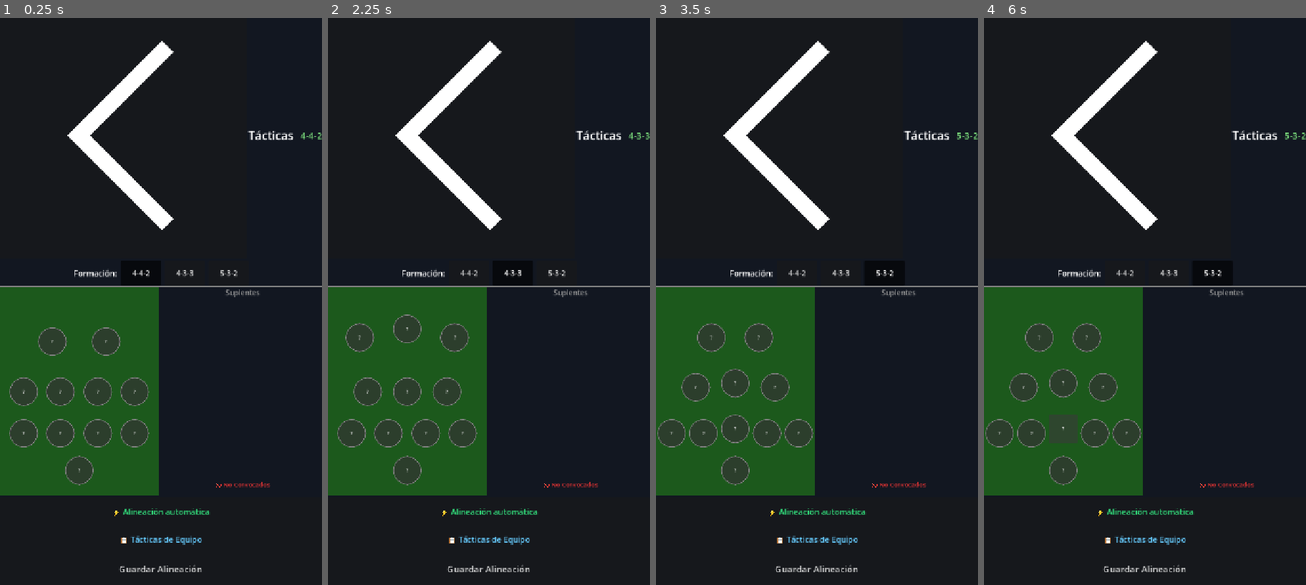
Above: before the commit, frames 1-4 (left to right).
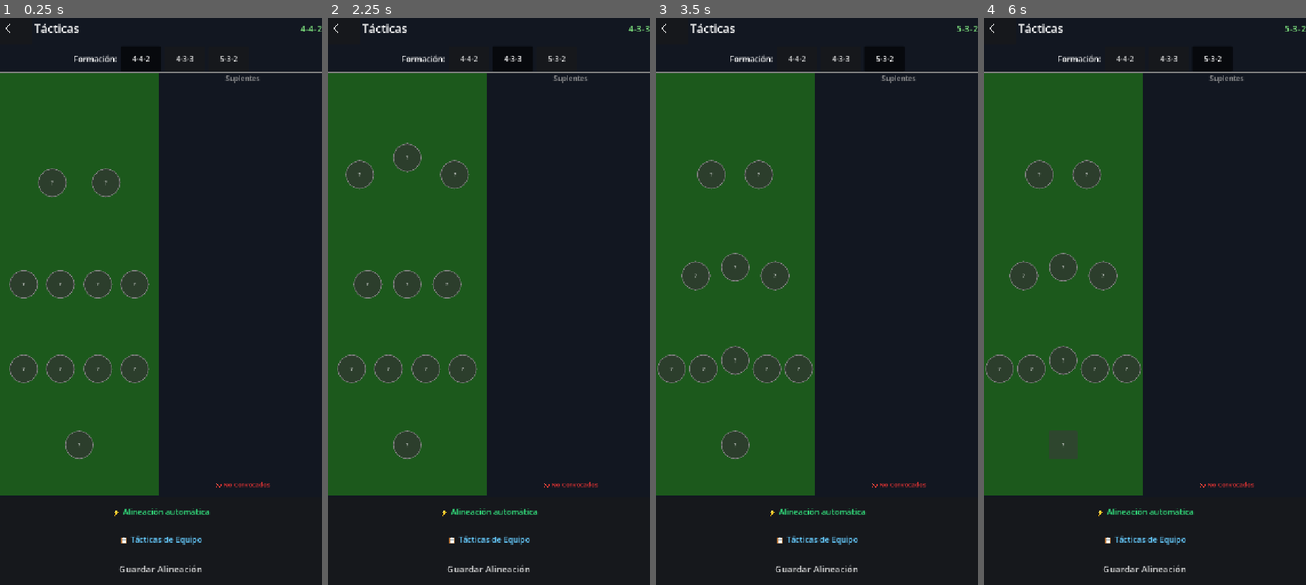
Above: after the commit, the same moments.

Repository: salinasdev/pcfutbol
Game: Godot game, scene res://scenes/game/tactics/tactics.tscn
Two runs of this game, one before a commit and one after it. Both use one fixed random seed, a clock stepped at 60 frames per second and the inputs below. This scene is started directly instead of the project's main scene.
Inputs:
- Up to frame 1 (0.25 s): no input
- Up to frame 2 (2.25 s): click "Guardar Alineación" at 0.5 s; click "4-4-2" at 1.25 s; click "4-3-3" at 2 s
- Up to frame 3 (3.5 s): click "5-3-2" at 2.75 s
- Up to frame 4 (6 s): click "?" at 3.5 s; click "?" at 4.25 s; click "?" at 5 s; click "?" at 5.75 s

The runs differ from the first frame. In frame 1, 26% of the frame differs, in the area x 0-100%, y 1-83%; in frame 2, 26%; in frame 3, 26%; in frame 4, 25%.

Commit message:
fix icons

Diff:
--- a/scenes/game/calendar/calendar.gd
+++ b/scenes/game/calendar/calendar.gd
@@ -2,6 +2,7 @@
 
 const ICON_BACK := preload("res://assets/ui/icons/back-white.png")
 const ICON_ADVANCE := preload("res://assets/ui/icons/advance-white.png")
+const ICON_SIZE_NAV := 28
 
 var _league: League = null
 var _current_matchday: int = 1
@@ -10,10 +11,13 @@
 
 func _ready() -> void:
 	%BtnBack.icon = ICON_BACK
+	%BtnBack.add_theme_constant_override("icon_max_width", ICON_SIZE_NAV)
 	%BtnBack.text = ""
 	%BtnPrev.icon = ICON_BACK
+	%BtnPrev.add_theme_constant_override("icon_max_width", ICON_SIZE_NAV)
 	%BtnPrev.text = ""
 	%BtnNext.icon = ICON_ADVANCE
+	%BtnNext.add_theme_constant_override("icon_max_width", ICON_SIZE_NAV)
 	%BtnNext.text = ""
 	%BtnBack.pressed.connect(func(): get_tree().change_scene_to_file("res://scenes/game/office/office.tscn"))
 	%BtnPrev.pressed.connect(_prev_matchday)
--- a/scenes/game/calendar/player_calendar.gd
+++ b/scenes/game/calendar/player_calendar.gd
@@ -1,12 +1,14 @@
 extends Control
 
 const ICON_BACK := preload("res://assets/ui/icons/back-white.png")
+const ICON_SIZE_NAV := 28
 
 var _league: League = null
 
 
 func _ready() -> void:
 	%BtnBack.icon = ICON_BACK
+	%BtnBack.add_theme_constant_override("icon_max_width", ICON_SIZE_NAV)
 	%BtnBack.text = ""
 	%BtnBack.pressed.connect(func(): get_tree().change_scene_to_file("res://scenes/game/office/office.tscn"))
 	_league = _get_first_league()
--- a/scenes/game/cash/cash.gd
+++ b/scenes/game/cash/cash.gd
@@ -4,6 +4,8 @@
 const ICON_BACK := preload("res://assets/ui/icons/back-white.png")
 const ICON_CHECK := preload("res://assets/ui/icons/checkmark-white.png")
 const ICON_CLOSE := preload("res://assets/ui/icons/close-white.png")
+const ICON_SIZE_NAV := 28
+const ICON_SIZE_ACTION := 20
 
 ## Pantalla "Caja del Club": balance de ingresos/gastos, préstamos bancarios.
 
@@ -50,6 +52,7 @@
 	var btn_back := Button.new()
 	btn_back.text = ""
 	btn_back.icon = ICON_BACK
+	btn_back.add_theme_constant_override("icon_max_width", ICON_SIZE_NAV)
 	btn_back.custom_minimum_size = Vector2(64, 64)
 	btn_back.add_theme_font_size_override("font_size", 22)
 	btn_back.pressed.connect(func(): get_tree().change_scene_to_file("res://scenes/game/office/office.tscn"))
@@ -378,6 +381,7 @@
 	var btn_cancel := Button.new()
 	btn_cancel.text = "Cancelar"
 	btn_cancel.icon = ICON_CLOSE
+	btn_cancel.add_theme_constant_override("icon_max_width", ICON_SIZE_ACTION)
 	btn_cancel.custom_minimum_size = Vector2(130, 44)
 	btn_cancel.pressed.connect(func(): _loan_overlay.queue_free(); _loan_overlay = null)
 	btn_row.add_child(btn_cancel)
@@ -385,6 +389,7 @@
 	var btn_confirm := Button.new()
 	btn_confirm.text = "Confirmar"
 	btn_confirm.icon = ICON_CHECK
+	btn_confirm.add_theme_constant_override("icon_max_width", ICON_SIZE_ACTION)
 	btn_confirm.custom_minimum_size = Vector2(160, 44)
 	btn_confirm.add_theme_font_size_override("font_size", 16)
 	btn_confirm.add_theme_color_override("font_color", Color(0.20, 0.90, 0.50, 1))
--- a/scenes/game/decisions/board.gd
+++ b/scenes/game/decisions/board.gd
@@ -2,6 +2,7 @@
 class_name BoardScreen
 
 const ICON_BACK := preload("res://assets/ui/icons/back-white.png")
+const ICON_SIZE_NAV := 28
 
 ## Pantalla "Junta Directiva": métricas del mánager y propuesta de primas.
 
@@ -137,6 +138,7 @@
 	var btn_back := Button.new()
 	btn_back.text = ""
 	btn_back.icon = ICON_BACK
+	btn_back.add_theme_constant_override("icon_max_width", ICON_SIZE_NAV)
 	btn_back.custom_minimum_size = Vector2(64, 64)
 	btn_back.add_theme_font_size_override("font_size", 22)
 	btn_back.pressed.connect(func(): get_tree().change_scene_to_file("res://scenes/game/office/office.tscn"))
--- a/scenes/game/employees/employees.gd
+++ b/scenes/game/employees/employees.gd
@@ -4,6 +4,8 @@
 const ICON_BACK := preload("res://assets/ui/icons/back-white.png")
 const ICON_CHECK := preload("res://assets/ui/icons/checkmark-white.png")
 const ICON_CLOSE := preload("res://assets/ui/icons/close-white.png")
+const ICON_SIZE_NAV := 28
+const ICON_SIZE_ACTION := 20
 
 ## Pantalla "Personal del Club": entrenadores secundarios y personal de apoyo.
 
@@ -79,6 +81,7 @@
 	var btn_back := Button.new()
 	btn_back.text = ""
 	btn_back.icon = ICON_BACK
+	btn_back.add_theme_constant_override("icon_max_width", ICON_SIZE_NAV)
 	btn_back.custom_minimum_size = Vector2(64, 64)
 	btn_back.add_theme_font_size_override("font_size", 22)
 	btn_back.pressed.connect(func(): get_tree().change_scene_to_file("res://scenes/game/office/office.tscn"))
@@ -156,6 +159,7 @@
 	var btn_fire := Button.new()
 	btn_fire.text = "Despedir Personal"
 	btn_fire.icon = ICON_CLOSE
+	btn_fire.add_theme_constant_override("icon_max_width", ICON_SIZE_ACTION)
 	btn_fire.custom_minimum_size = Vector2(220, 56)
 	btn_fire.add_theme_font_size_override("font_size", 18)
 	btn_fire.add_theme_color_override("font_color", Color(0.95, 0.35, 0.25, 1))
@@ -314,6 +318,7 @@
 	var close_btn := Button.new()
 	close_btn.text = "Cerrar"
 	close_btn.icon = ICON_CLOSE
+	close_btn.add_theme_constant_override("icon_max_width", ICON_SIZE_ACTION)
 	close_btn.custom_minimum_size = Vector2(0, 46)
 	close_btn.add_theme_font_size_override("font_size", 16)
 	close_btn.pressed.connect(func(): _hire_overlay.queue_free(); _hire_overlay = null)
@@ -367,6 +372,7 @@
 	var btn := Button.new()
 	btn.text = "Contratar"
 	btn.icon = ICON_CHECK
+	btn.add_theme_constant_override("icon_max_width", ICON_SIZE_ACTION)
 	btn.custom_minimum_size = Vector2(100, 38)
 	btn.add_theme_font_size_override("font_size", 14)
 	btn.add_theme_color_override("font_color", Color(0.20, 0.90, 0.50, 1))
@@ -468,6 +474,7 @@
 	var close_btn := Button.new()
 	close_btn.text = "Cerrar"
 	close_btn.icon = ICON_CLOSE
+	close_btn.add_theme_constant_override("icon_max_width", ICON_SIZE_ACTION)
 	close_btn.custom_minimum_size = Vector2(0, 46)
 	close_btn.add_theme_font_size_override("font_size", 16)
 	close_btn.pressed.connect(func(): _fire_overlay.queue_free(); _fire_overlay = null)
--- a/scenes/game/office/office.gd
+++ b/scenes/game/office/office.gd
@@ -1,6 +1,7 @@
 extends Control
 
 const ICON_ADVANCE := preload("res://assets/ui/icons/advance-white.png")
+const ICON_SIZE_NAV := 28
 
 @onready var team_name_label: Label = %TeamNameLabel
 @onready var date_label: Label      = %DateLabel
@@ -24,6 +25,7 @@
 
 func _ready() -> void:
 	%BtnNextWeek.icon = ICON_ADVANCE
+	%BtnNextWeek.add_theme_constant_override("icon_max_width", ICON_SIZE_NAV)
 	%BtnNextWeek.text = %BtnNextWeek.text.replace("▶", "").strip_edges()
 	_refresh_header()
 	GameManager.date_advanced.connect(_on_date_advanced)
--- a/scenes/game/press/press.gd
+++ b/scenes/game/press/press.gd
@@ -1,12 +1,14 @@
 extends Control
 
 const ICON_BACK := preload("res://assets/ui/icons/back-white.png")
+const ICON_SIZE_NAV := 28
 
 var _active_filter: int = -1   # -1 = todo
 
 
 func _ready() -> void:
 	%BtnBack.icon = ICON_BACK
+	%BtnBack.add_theme_constant_override("icon_max_width", ICON_SIZE_NAV)
 	%BtnBack.text = ""
 	%BtnBack.pressed.connect(func(): get_tree().change_scene_to_file("res://scenes/game/office/office.tscn"))
 	%WeekLabel.text = "Semana %d" % GameManager.current_week
--- a/scenes/game/rival/rival.gd
+++ b/scenes/game/rival/rival.gd
@@ -1,6 +1,7 @@
 extends Control
 
 const ICON_BACK := preload("res://assets/ui/icons/back-white.png")
+const ICON_SIZE_NAV := 28
 
 const POS_ORDER := {
 	Player.Position.GK:  0,
@@ -12,6 +13,7 @@
 
 func _ready() -> void:
 	%BtnBack.icon = ICON_BACK
+	%BtnBack.add_theme_constant_override("icon_max_width", ICON_SIZE_NAV)
 	%BtnBack.text = ""
 	%BtnBack.pressed.connect(func(): get_tree().change_scene_to_file("res://scenes/game/office/office.tscn"))
 
--- a/scenes/game/squad/plantilla.gd
+++ b/scenes/game/squad/plantilla.gd
@@ -3,6 +3,8 @@
 const ICON_BACK := preload("res://assets/ui/icons/back-white.png")
 const ICON_CHECK := preload("res://assets/ui/icons/checkmark-white.png")
 const ICON_CLOSE := preload("res://assets/ui/icons/close-white.png")
+const ICON_SIZE_NAV := 28
+const ICON_SIZE_ACTION := 20
 
 const POS_COLORS := {
 	Player.Position.GK:  Color(0.55, 0.40, 0.02, 1),
@@ -43,6 +45,7 @@
 func _ready() -> void:
 	_team = GameManager.get_player_team()
 	%BtnBack.icon = ICON_BACK
+	%BtnBack.add_theme_constant_override("icon_max_width", ICON_SIZE_NAV)
 	%BtnBack.text = ""
 	%BtnBack.pressed.connect(func(): get_tree().change_scene_to_file("res://scenes/game/office/office.tscn"))
 	TransferManager.acknowledge_incoming_offers()
@@ -380,6 +383,7 @@
 	btn_accept.text = "⚠ Confirmar venta" if is_clause else "✔ Aceptar"
 	if not is_clause:
 		btn_accept.icon = ICON_CHECK
+		btn_accept.add_theme_constant_override("icon_max_width", ICON_SIZE_ACTION)
 	btn_accept.custom_minimum_size = Vector2(130, 0)
 	btn_accept.add_theme_font_size_override("font_size", 13)
 	btn_accept.add_theme_color_override("font_color",
@@ -405,6 +409,7 @@
 		var btn_reject := Button.new()
 		btn_reject.text = "Rechazar"
 		btn_reject.icon = ICON_CLOSE
+		btn_reject.add_theme_constant_override("icon_max_width", ICON_SIZE_ACTION)
 		btn_reject.custom_minimum_size = Vector2(130, 0)
 		btn_reject.add_theme_font_size_override("font_size", 13)
 		btn_reject.add_theme_color_override("font_color", Color(0.90, 0.30, 0.25, 1))
@@ -529,6 +534,7 @@
 	var btn_cancel := Button.new()
 	btn_cancel.text = "Cancelar"
 	btn_cancel.icon = ICON_CLOSE
+	btn_cancel.add_theme_constant_override("icon_max_width", ICON_SIZE_ACTION)
 	btn_cancel.custom_minimum_size = Vector2(110, 44)
 	btn_cancel.pressed.connect(func(): _overlay.queue_free(); _overlay = null)
 	btn_row.add_child(btn_cancel)
@@ -536,6 +542,7 @@
 	var btn_confirm := Button.new()
 	btn_confirm.text = "Guardar"
 	btn_confirm.icon = ICON_CHECK
+	btn_confirm.add_theme_constant_override("icon_max_width", ICON_SIZE_ACTION)
 	btn_confirm.custom_minimum_size = Vector2(130, 44)
 	btn_confirm.add_theme_font_size_override("font_size", 15)
 	btn_confirm.add_theme_color_override("font_color", Color(0.35, 0.85, 0.98, 1))
@@ -650,6 +657,7 @@
 	var btn_close := Button.new()
 	btn_close.text = "Cancelar"
 	btn_close.icon = ICON_CLOSE
+	btn_close.add_theme_constant_override("icon_max_width", ICON_SIZE_ACTION)
 	btn_close.custom_minimum_size = Vector2(100, 44)
 	btn_close.pressed.connect(func(): _overlay.queue_free(); _overlay = null)
 	btn_row.add_child(btn_close)
@@ -729,6 +737,7 @@
 	var btn_close := Button.new()
 	btn_close.text = "Cerrar"
 	btn_close.icon = ICON_CLOSE
+	btn_close.add_theme_constant_override("icon_max_width", ICON_SIZE_ACTION)
 	btn_close.custom_minimum_size = Vector2(100, 44)
 	btn_close.pressed.connect(func(): _overlay.queue_free(); _overlay = null; _build_list())
 	btn_row.add_child(btn_close)
@@ -737,6 +746,7 @@
 		var btn_confirm := Button.new()
 		btn_confirm.text = "Confirmar y retener"
 		btn_confirm.icon = ICON_CHECK
+		btn_confirm.add_theme_constant_override("icon_max_width", ICON_SIZE_ACTION)
 		btn_confirm.custom_minimum_size = Vector2(185, 44)
 		btn_confirm.add_theme_font_size_override("font_size", 15)
 		btn_confirm.add_theme_color_override("font_color", Color(0.20, 0.90, 0.50, 1))
@@ -931,6 +941,7 @@
 	var btn_close := Button.new()
 	btn_close.text = "Cancelar"
 	btn_close.icon = ICON_CLOSE
+	btn_close.add_theme_constant_override("icon_max_width", ICON_SIZE_ACTION)
 	btn_close.custom_minimum_size = Vector2(110, 44)
 	btn_close.pressed.connect(func(): _overlay.queue_free(); _overlay = null)
 	btn_row.add_child(btn_close)
@@ -1020,6 +1031,7 @@
 	var btn_close := Button.new()
 	btn_close.text = "Cerrar"
 	btn_close.icon = ICON_CLOSE
+	btn_close.add_theme_constant_override("icon_max_width", ICON_SIZE_ACTION)
 	btn_close.custom_minimum_size = Vector2(100, 44)
 	btn_close.pressed.connect(func(): _overlay.queue_free(); _overlay = null)
 	btn_row.add_child(btn_close)
@@ -1028,6 +1040,7 @@
 		var btn_confirm := Button.new()
 		btn_confirm.text = "Firmar y retener"
 		btn_confirm.icon = ICON_CHECK
+		btn_confirm.add_theme_constant_override("icon_max_width", ICON_SIZE_ACTION)
 		btn_confirm.custom_minimum_size = Vector2(180, 44)
 		btn_confirm.add_theme_font_size_override("font_size", 15)
 		btn_confirm.add_theme_color_override("font_color", Color(0.20, 0.90, 0.50, 1))
@@ -1141,6 +1154,7 @@
 	var btn_close := Button.new()
 	btn_close.text = "Cerrar"
 	btn_close.icon = ICON_CLOSE
+	btn_close.add_theme_constant_override("icon_max_width", ICON_SIZE_ACTION)
 	btn_close.custom_minimum_size = Vector2(110, 44)
 	btn_close.pressed.connect(func(): _overlay.queue_free(); _overlay = null)
 	btn_row.add_child(btn_close)
@@ -1238,6 +1252,7 @@
 	var btn_close := Button.new()
 	btn_close.text = "Cerrar"
 	btn_close.icon = ICON_CLOSE
+	btn_close.add_theme_constant_override("icon_max_width", ICON_SIZE_ACTION)
 	btn_close.custom_minimum_size = Vector2(100, 44)
 	btn_close.pressed.connect(func(): _overlay.queue_free(); _overlay = null)
 	btn_row.add_child(btn_close)
@@ -1246,6 +1261,7 @@
 		var btn_confirm := Button.new()
 		btn_confirm.text = "Firmar contrato"
 		btn_confirm.icon = ICON_CHECK
+		btn_confirm.add_theme_constant_override("icon_max_width", ICON_SIZE_ACTION)
 		btn_confirm.custom_minimum_size = Vector2(170, 44)
 		btn_confirm.add_theme_font_size_override("font_size", 15)
 		btn_confirm.add_theme_color_override("font_color", Color(0.20, 0.90, 0.50, 1))
--- a/scenes/game/squad/squad.gd
+++ b/scenes/game/squad/squad.gd
@@ -1,6 +1,7 @@
 extends Control
 
 const ICON_BACK := preload("res://assets/ui/icons/back-white.png")
+const ICON_SIZE_NAV := 28
 
 const POS_COLORS := {
 	Player.Position.GK:  Color(0.55, 0.40, 0.02, 1),
@@ -43,6 +44,7 @@
 func _ready() -> void:
 	_team = GameManager.get_player_team()
 	%BtnBack.icon = ICON_BACK
+	%BtnBack.add_theme_constant_override("icon_max_width", ICON_SIZE_NAV)
 	%BtnBack.text = ""
 	%BtnBack.pressed.connect(func(): get_tree().change_scene_to_file("res://scenes/game/office/office.tscn"))
 	_ensure_bench()
--- a/scenes/game/stadium/stadium.gd
+++ b/scenes/game/stadium/stadium.gd
@@ -1,6 +1,7 @@
 extends Control
 
 const ICON_BACK := preload("res://assets/ui/icons/back-white.png")
+const ICON_SIZE_NAV := 28
 
 enum Tab { TRIBUNAS, PARKING, EQUIPAMIENTO, SERVICIOS }
 
@@ -47,6 +48,7 @@
 func _ready() -> void:
 	_team = GameManager.get_player_team()
 	%BtnBack.icon = ICON_BACK
+	%BtnBack.add_theme_constant_override("icon_max_width", ICON_SIZE_NAV)
 	%BtnBack.text = ""
 	%BtnBack.pressed.connect(func(): get_tree().change_scene_to_file("res://scenes/game/office/office.tscn"))
 	%TabTribunas.pressed.connect(func():     _set_tab(Tab.TRIBUNAS))
--- a/scenes/game/standings/standings.gd
+++ b/scenes/game/standings/standings.gd
@@ -1,6 +1,7 @@
 extends Control
 
 const ICON_BACK := preload("res://assets/ui/icons/back-white.png")
+const ICON_SIZE_NAV := 28
 
 # Colores estilo PC Fútbol 6.0
 const C_POS_BG   := Color(0.706, 0.784, 0.863, 1)  # #b4c8dc
@@ -25,6 +26,7 @@
 
 func _ready() -> void:
 	%BtnBack.icon = ICON_BACK
+	%BtnBack.add_theme_constant_override("icon_max_width", ICON_SIZE_NAV)
 	%BtnBack.text = ""
 	%BtnBack.pressed.connect(func(): get_tree().change_scene_to_file("res://scenes/game/office/office.tscn"))
 	_build_league_picker()
--- a/scenes/game/tactics/tactics.gd
+++ b/scenes/game/tactics/tactics.gd
@@ -1,6 +1,7 @@
 extends Control
 
 const ICON_BACK := preload("res://assets/ui/icons/back-white.png")
+const ICON_SIZE_NAV := 28
 
 ## Posiciones normalizadas (0–1) en el campo para cada formación.
 ## Orden: POR, DEF×n, MED×n, DEL×n  (de abajo arriba en portrait)
@@ -40,6 +41,7 @@
 func _ready() -> void:
 	_team = GameManager.get_player_team()
 	%BtnBack.icon = ICON_BACK
+	%BtnBack.add_theme_constant_override("icon_max_width", ICON_SIZE_NAV)
 	%BtnBack.text = ""
 	GameManager.tactics_badge_active = false
 	if _team:
--- a/scenes/game/tactics/team_tactics_dialog.gd
+++ b/scenes/game/tactics/team_tactics_dialog.gd
@@ -3,6 +3,7 @@
 
 const ICON_CHECK := preload("res://assets/ui/icons/checkmark-white.png")
 const ICON_CLOSE := preload("res://assets/ui/icons/close-white.png")
+const ICON_SIZE_ACTION := 20
 
 ## Diálogo de tácticas de equipo (ataque + defensa).
 ## Se construye completamente por código para no depender de .tscn.
@@ -186,6 +187,7 @@
 	var btn_cancel := Button.new()
 	btn_cancel.text = "Cancelar"
 	btn_cancel.icon = ICON_CLOSE
+	btn_cancel.add_theme_constant_override("icon_max_width", ICON_SIZE_ACTION)
 	btn_cancel.custom_minimum_size = Vector2(140, 52)
 	btn_cancel.add_theme_font_size_override("font_size", 17)
 	btn_cancel.pressed.connect(hide)
@@ -194,6 +196,7 @@
 	var btn_save := Button.new()
 	btn_save.text = "Guardar Tácticas"
 	btn_save.icon = ICON_CHECK
+	btn_save.add_theme_constant_override("icon_max_width", ICON_SIZE_ACTION)
 	btn_save.custom_minimum_size = Vector2(210, 52)
 	btn_save.add_theme_font_size_override("font_size", 17)
 	btn_save.pressed.connect(_save_and_close)
--- a/scenes/game/transfers/offer_dialog.gd
+++ b/scenes/game/transfers/offer_dialog.gd
@@ -3,6 +3,7 @@
 
 const ICON_CHECK := preload("res://assets/ui/icons/checkmark-white.png")
 const ICON_CLOSE := preload("res://assets/ui/icons/close-white.png")
+const ICON_SIZE_ACTION := 20
 
 signal offer_submitted(offer_data: Dictionary)
 
@@ -288,6 +289,7 @@
 	var cancel_btn := Button.new()
 	cancel_btn.text = "Cancelar"
 	cancel_btn.icon = ICON_CLOSE
+	cancel_btn.add_theme_constant_override("icon_max_width", ICON_SIZE_ACTION)
 	cancel_btn.custom_minimum_size = Vector2(140, 52)
 	cancel_btn.add_theme_font_size_override("font_size", 17)
 	cancel_btn.pressed.connect(hide)
@@ -296,6 +298,7 @@
 	var confirm_btn := Button.new()
 	confirm_btn.text = "Hacer Oferta"
 	confirm_btn.icon = ICON_CHECK
+	confirm_btn.add_theme_constant_override("icon_max_width", ICON_SIZE_ACTION)
 	confirm_btn.custom_minimum_size = Vector2(200, 52)
 	confirm_btn.add_theme_font_size_override("font_size", 17)
 	confirm_btn.pressed.connect(_on_confirm)
--- a/scenes/game/transfers/offer_status.gd
+++ b/scenes/game/transfers/offer_status.gd
@@ -3,6 +3,8 @@
 const ICON_BACK := preload("res://assets/ui/icons/back-white.png")
 const ICON_CHECK := preload("res://assets/ui/icons/checkmark-white.png")
 const ICON_CLOSE := preload("res://assets/ui/icons/close-white.png")
+const ICON_SIZE_NAV := 28
+const ICON_SIZE_ACTION := 20
 
 const STATUS_COLOR := {
 	"pending":  Color(0.95, 0.80, 0.10, 1),
@@ -140,6 +142,7 @@
 		var btn_accept := Button.new()
 		btn_accept.text = "Aceptar contraoferta"
 		btn_accept.icon = ICON_CHECK
+		btn_accept.add_theme_constant_override("icon_max_width", ICON_SIZE_ACTION)
 		btn_accept.custom_minimum_size = Vector2(220, 42)
 		btn_accept.add_theme_font_size_override("font_size", 15)
 		var oid: int = offer["id"]
@@ -153,6 +156,7 @@
 		var btn_reject := Button.new()
 		btn_reject.text = "Rechazar"
 		btn_reject.icon = ICON_CLOSE
+		btn_reject.add_theme_constant_override("icon_max_width", ICON_SIZE_ACTION)
 		btn_reject.custom_minimum_size = Vector2(130, 42)
 		btn_reject.add_theme_font_size_override("font_size", 15)
 		btn_reject.pressed.connect(func() -> void:
@@ -226,6 +230,7 @@
 	var btn_back := Button.new()
 	btn_back.text = ""
 	btn_back.icon = ICON_BACK
+	btn_back.add_theme_constant_override("icon_max_width", ICON_SIZE_NAV)
 	btn_back.custom_minimum_size = Vector2(72, 72)
 	btn_back.add_theme_font_size_override("font_size", 24)
 	btn_back.pressed.connect(func() -> void:
--- a/scenes/game/transfers/transfers.gd
+++ b/scenes/game/transfers/transfers.gd
@@ -1,6 +1,7 @@
 extends Control
 
 const ICON_BACK := preload("res://assets/ui/icons/back-white.png")
+const ICON_SIZE_NAV := 28
 
 const POS_LABELS := ["Todas", "POR", "DEF", "MED", "DEL"]
 const MODE_ALL    := 0
@@ -13,6 +14,7 @@
 
 func _ready() -> void:
 	%BtnBack.icon = ICON_BACK
+	%BtnBack.add_theme_constant_override("icon_max_width", ICON_SIZE_NAV)
 	%BtnBack.text = ""
 	%BtnBack.pressed.connect(func(): get_tree().change_scene_to_file("res://scenes/game/office/office.tscn"))
 	TransferManager.acknowledge_active_offers()
--- a/scenes/main_menu/new_game_setup.gd
+++ b/scenes/main_menu/new_game_setup.gd
@@ -1,6 +1,7 @@
 extends Control
 
 const ICON_BACK := preload("res://assets/ui/icons/back-white.png")
+const ICON_SIZE_NAV := 28
 
 var _selected_team_id: int = -1
 var _selected_btn: Button = null
@@ -10,6 +11,7 @@
 	# Generar todas las ligas y equipos antes de mostrar la pantalla
 	GameManager.prepare_new_game()
 	%BtnBack.icon = ICON_BACK
+	%BtnBack.add_theme_constant_override("icon_max_width", ICON_SIZE_NAV)
 	%BtnBack.text = ""
 
 	%BtnBack.pressed.connect(func(): get_tree().change_scene_to_file("res://scenes/main_menu/main_menu.tscn"))
